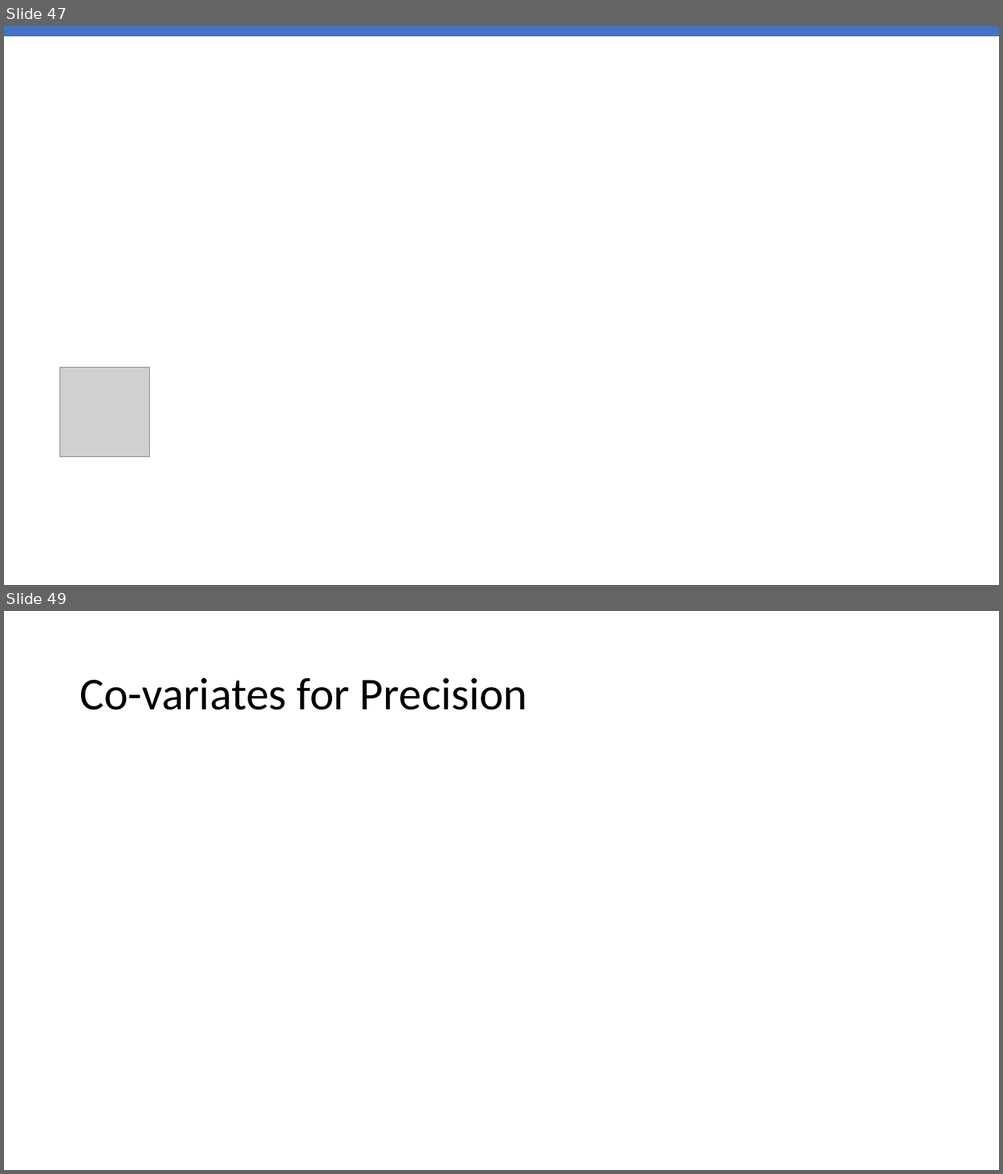
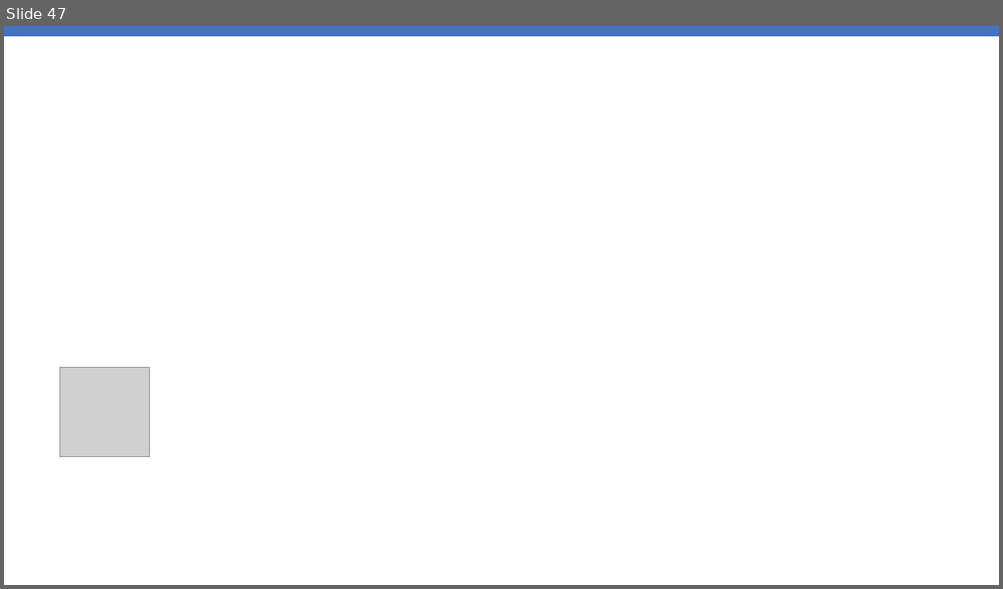
Before and after one commit to stanford-msande228/winter25, a slide deck: assets/presentations/MSANDE228_Lecture3_Inference_in_Linear_Models.pptx. Shown one above the other, each under a label of ours: slides 47 and 49 before the commit, slide 47 after it; the slides between them are not shown. The pictures are 1003x1174 and 1003x589 pixels, drawn with LibreOffice and Linux fonts; fonts in the diff are those of the drawing; grey boxes stand for pictures. Boxes give left, top, right and bottom in pixels: in the first picture for what was removed or moved away, otherwise in the second. Text is boxed around its words. In the diff, an @@ line names an element or a change of style, - is before the commit and + after.

```diff
--- a/assets/presentations/MSANDE228_Lecture3_Inference_in_Linear_Models.pptx
+++ b/assets/presentations/MSANDE228_Lecture3_Inference_in_Linear_Models.pptx
@@ slide 49 removed at (x1=4, y1=611, x2=999, y2=1170), background #FFFFFF @@
@@ title removed at (x1=79, y1=678, x2=527, y2=710) @@
-Co-variates for Precision
```
Also in this commit, not shown: 5 other slides removed, 2 other files.
